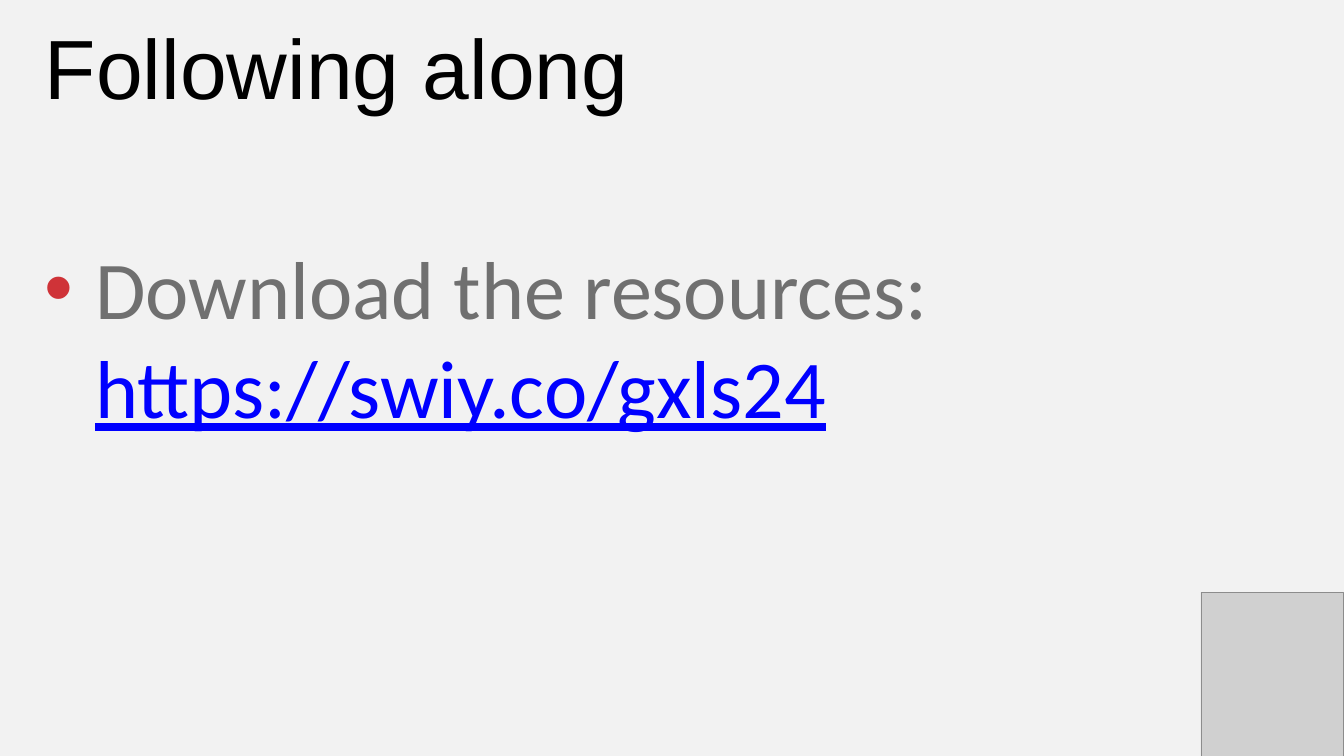
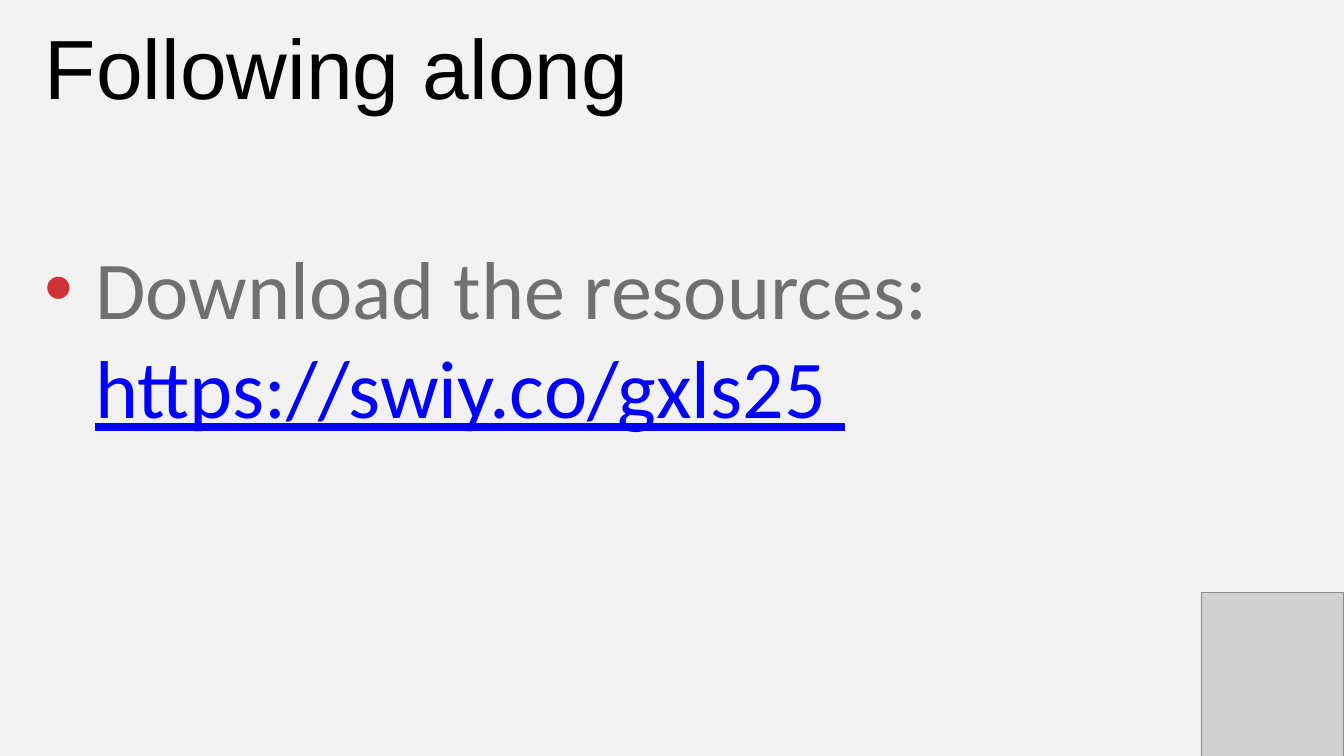
Before and after one commit to stringfestdata/xlgs-mc-2025, a slide deck: slide 4 of xlgs-analytics-2_0-slides.pptx. Drawn at 1344x756 pixels with LibreOffice and Linux fonts; fonts in the diff are those of the drawing; grey boxes stand for pictures. Boxes give left, top, right and bottom in pixels: in the first picture for what was removed or moved away, otherwise in the second. Text is boxed around its words. In the diff, an @@ line names an element or a change of style, - is before the commit and + after.

```diff
--- a/xlgs-analytics-2_0-slides.pptx
+++ b/xlgs-analytics-2_0-slides.pptx
@@ text at <box>95,262,928,432</box>: text changed @@
-• Download the resources: https://swiy.co/gxls24
+• Download the resources: https://swiy.co/gxls25
```
Also in this commit, not shown: 5 other slides changed, 25 other files.
